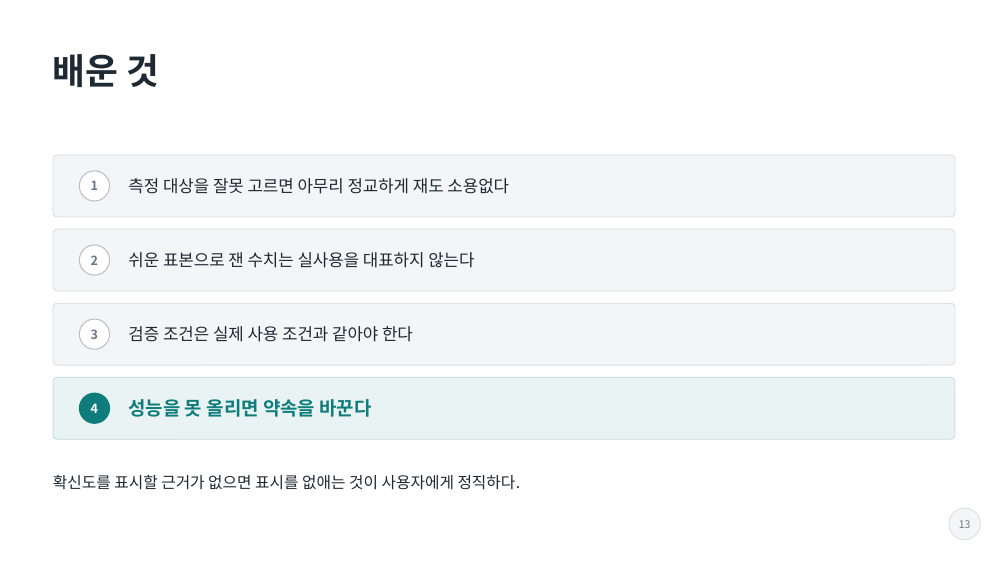
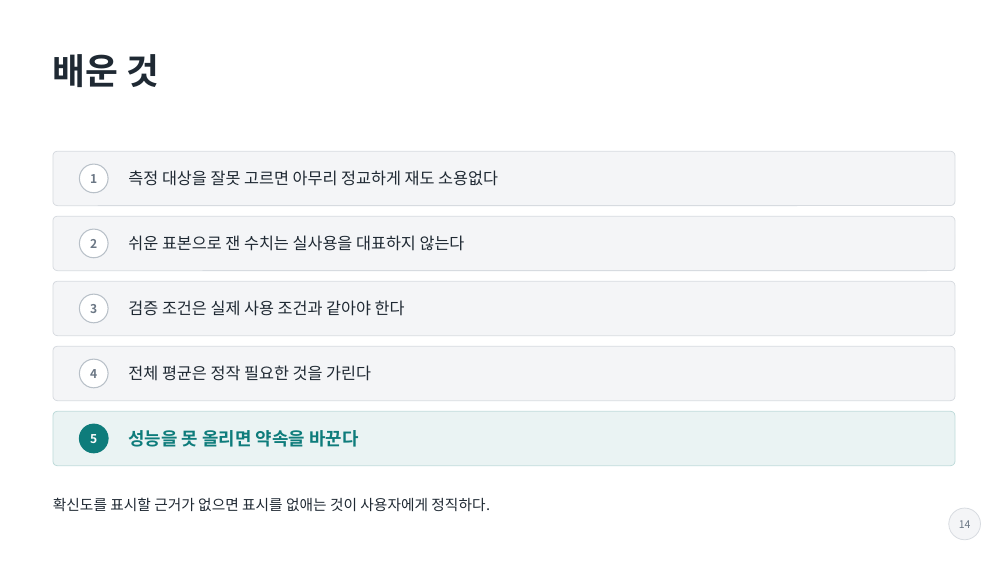
Before and after one commit to ASYNCGUY-dot/contract-lens, a slide deck: slide 14 of docs/계약서돋보기_발표_최지수.pptx (slide 13 before the commit). Drawn at 1008x567 pixels with LibreOffice and Linux fonts; fonts in the diff are those of the drawing. Boxes give left, top, right and bottom in pixels: in the first picture for what was removed or moved away, otherwise in the second. Text is boxed around its words. In the diff, an @@ line names an element or a change of style, - is before the commit and + after.

```diff
--- a/docs/계약서돋보기_발표_최지수.pptx
+++ b/docs/계약서돋보기_발표_최지수.pptx
@@ rounded rectangle: place and size @@
-rounded rectangle at [53,155,955,217]
+rounded rectangle at [53,151,955,206]
@@ ellipse: place and size @@
-ellipse at [79,171,110,201]
+ellipse at [79,164,108,193]
@@ rounded rectangle: place and size @@
-rounded rectangle at [53,229,955,291]
+rounded rectangle at [53,216,955,271]
@@ text "2": place and size @@
-text "2" at [91,255,98,265]
+text "2" at [90,239,97,248]
@@ ellipse: place and size @@
-ellipse at [79,245,110,275]
+ellipse at [79,229,108,258]
@@ text "쉬운 표본으로 잰 수치는 실사용을 ...": place and size @@
-text "쉬운 표본으로 잰 수치는 실사용을 ..." at [128,252,474,268]
+text "쉬운 표본으로 잰 수치는 실사용을 ..." at [128,235,465,251]
@@ proportions changed in 3 elements at [53,151,955,206], [53,216,955,271], [53,281,955,336] @@
@@ rounded rectangle: place and size @@
-rounded rectangle at [53,303,955,365]
+rounded rectangle at [53,281,955,336]
@@ size 12 to 11.5 pt in 3 elements at [90,174,97,183], [90,239,97,248], [90,304,97,313] @@
@@ text "3": place and size @@
-text "3" at [91,329,98,339]
+text "3" at [90,304,97,313]
@@ ellipse: place and size @@
-ellipse at [79,319,110,349]
+ellipse at [79,294,108,323]
@@ size 16 to 15.5 pt in 3 elements at [128,170,498,186], [128,235,465,251], [128,300,405,316] @@
@@ text "검증 조건은 실제 사용 조건과 ...": place and size @@
-text "검증 조건은 실제 사용 조건과 ..." at [128,326,413,342]
+text "검증 조건은 실제 사용 조건과 ..." at [128,300,405,316]
@@ rounded rectangle: place and size @@
-rounded rectangle at [53,377,955,439]
+rounded rectangle at [53,346,955,401]
@@ rounded rectangle at [53,346,955,401]: fill #EAF3F3 to #F4F5F7; outline #BFDBDA 0.75 pt to #D7DBE0 0.75 pt; proportions changed @@
@@ text "4": place and size @@
-text "4" at [91,403,98,413]
+text "4" at [90,369,97,378]
@@ ellipse: place and size @@
-ellipse at [79,393,110,423]
+ellipse at [79,359,108,388]
@@ text "4" at [90,369,97,378]: size 12 to 11.5 pt, text colour #FFFFFF to #6B7785 @@
@@ ellipse at [79,359,108,388]: fill #0E7C7B to #FFFFFF; outline #0E7C7B 1 pt to #B8C0C8 1 pt @@
@@ text added at [128,365,371,381], 15.5 pt, text #1F2933 @@
+전체 평균은 정작 필요한 것을 가린다
@@ rounded rectangle added at [53,411,955,466], fill #EAF3F3, outline #BFDBDA 0.75 pt @@
@@ text "성능을 못 올리면 약속을 바꾼다": place and size @@
-text "성능을 못 올리면 약속을 바꾼다" at [128,399,372,417]
+text "성능을 못 올리면 약속을 바꾼다" at [128,430,358,447]
@@ text "성능을 못 올리면 약속을 바꾼다" at [128,430,358,447]: size 18 to 17 pt @@
@@ ellipse added at [79,424,108,453], fill #0E7C7B, outline #0E7C7B 1 pt @@
@@ text added at [90,434,97,443], 11.5 pt, text #FFFFFF, bold @@
+5
@@ text "확신도를 표시할 근거가 없으면 표시를 ...": place and size @@
-text "확신도를 표시할 근거가 없으면 표시를 ..." at [53,475,521,490]
+text "확신도를 표시할 근거가 없으면 표시를 ..." at [53,497,490,511]
@@ text "확신도를 표시할 근거가 없으면 표시를 ..." at [53,497,490,511]: size 15 to 14 pt @@
@@ text at [959,520,971,528]: text changed @@
-13
+14
```
Also in this commit, not shown: 2 other slides changed, 1 slide added, 4 other files.
